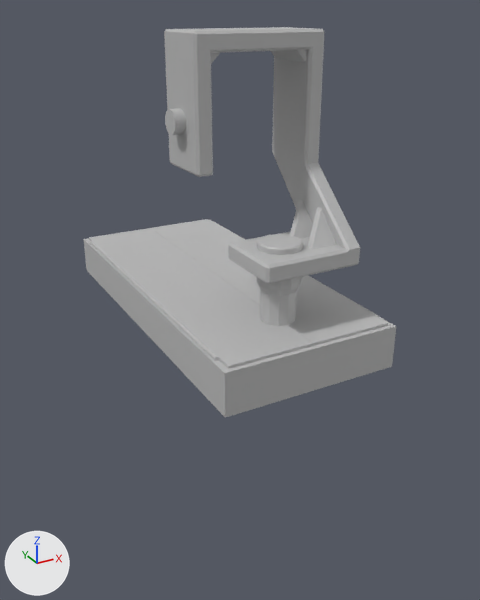
The FBX model 2019_Senior_Project_Car_Game/scenes/Weapons/Animation Weapons/Weapon Mount.fbx: old version first, new version second.
Both versions are drawn from a camera (50 mm lens) standing at (-0.0615, -0.1204, 0.063) and looking at (0.0048, 0.0002, 0.0027). Arrows for +X, +Y and +Z are at lower left; the lights stay in place. Where no turn or scale is listed for an object, it has been applied to the vertices.

Objects in the first picture: 'Gun_Mount_Swivel', 'Left_Door', 'Mount_Base_Elevation', 'Mount_Box', 'Right_Door'.
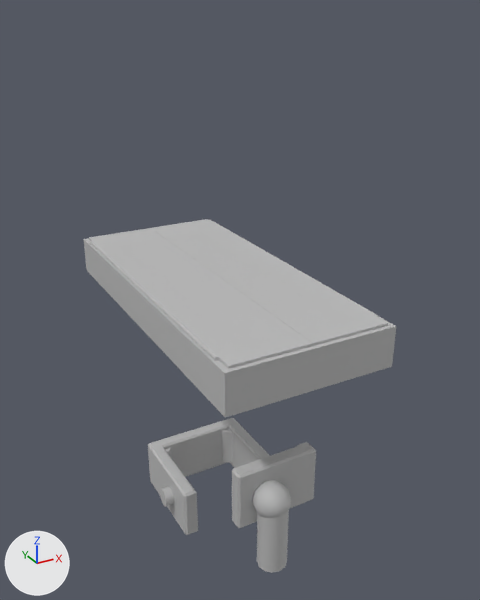
Edits to the scene script, one JSON object a line:
```json
{"op": "set", "path": "ob_mount_base_elevation.location", "old": "(0.0001, -0.0205, 0.0191)", "new": "(0.0001, -0.0205, -0.0325)"}
{"op": "set", "path": "ob_gun_mount_swivel.location", "old": "(-0.0118, -0.159, 0.309)", "new": "(-0.0118, -5.38, 0.248)"}
{"op": "set", "path": "ob_gun_mount_swivel.rotation_euler", "old": "(0.0, 0.0, 0.0)", "new": "(-1.571, 0.0, 0.0)", "note": "degrees (0, 0, 0) -> degrees (-90, 0, 0)"}
```

Pixel boxes (x1, y1, x2, y2) of what changed, in the pictures (480 x 600 px):
```json
{"object": "Gun_Mount_Swivel", "change": "moved, turned", "before": [164, 27, 360, 296], "after": [148, 418, 316, 535]}
{"object": "Mount_Base_Elevation", "change": "moved", "before": [260, 289, 297, 326], "after": [257, 510, 289, 573]}
```
